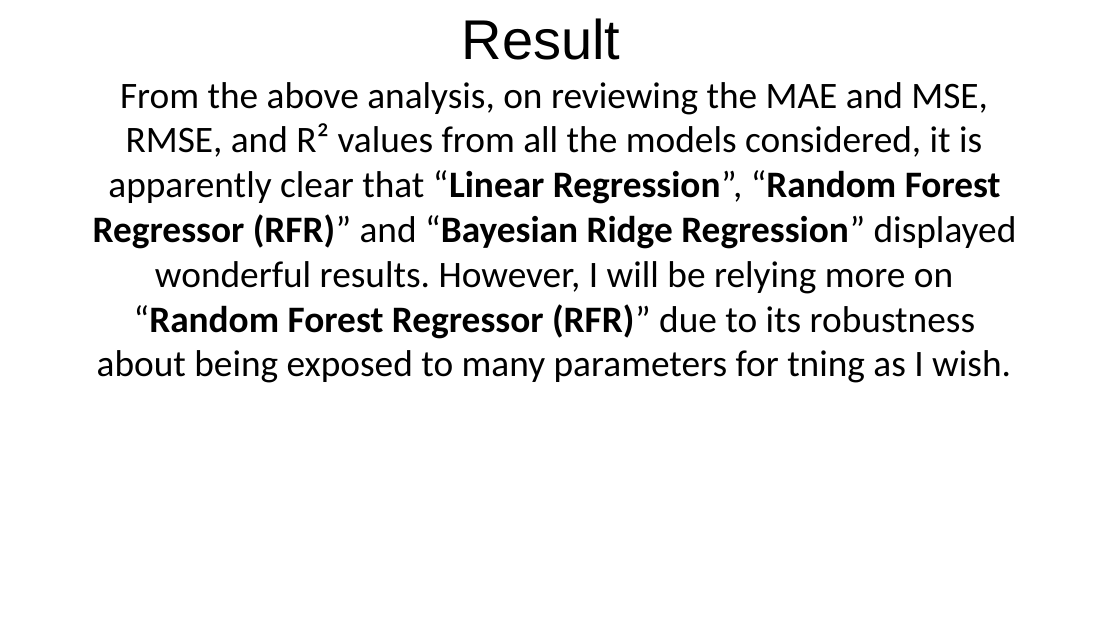
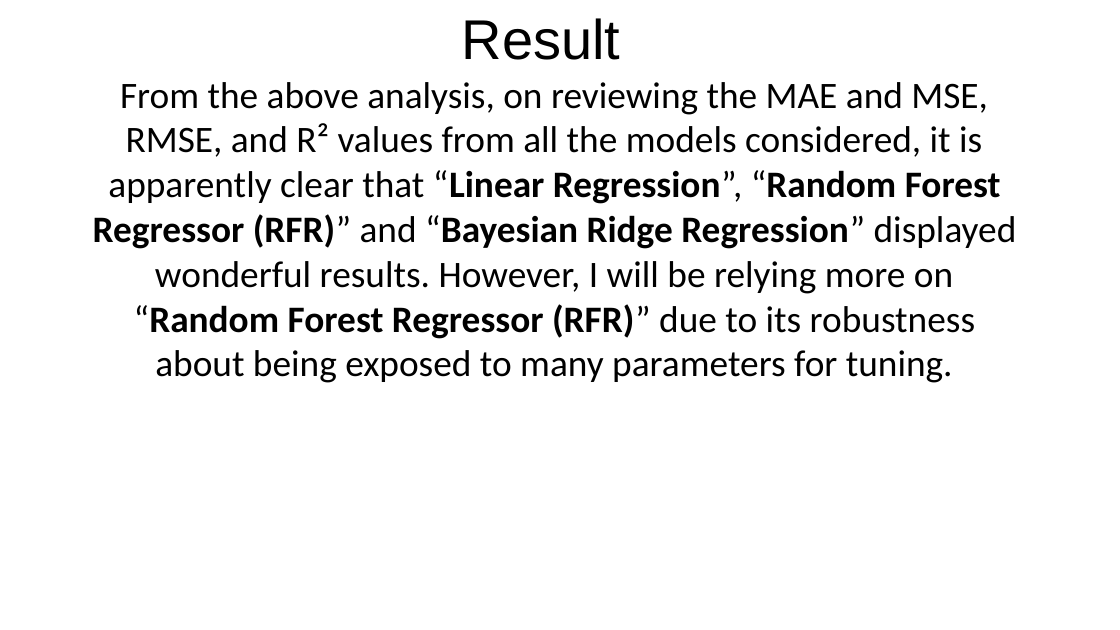
Before and after one commit to Akubue4U/PyProjects, a slide deck: slide 19 of MyBDAThesis/Akubue Simon - Thesis Presentation.pptx (slide 23 before the commit). Drawn at 1120x630 pixels with LibreOffice and Linux fonts; fonts in the diff are those of the drawing. Boxes give left, top, right and bottom in pixels: in the first picture for what was removed or moved away, otherwise in the second. Text is boxed around its words. In the diff, an @@ line names an element or a change of style, - is before the commit and + after.

```diff
--- a/MyBDAThesis/Akubue Simon - Thesis Presentation.pptx
+++ b/MyBDAThesis/Akubue Simon - Thesis Presentation.pptx
@@ text at bbox=[93, 82, 1017, 383]: text changed @@
-From the above analysis, on reviewing the MAE and MSE, RMSE, and R² values from all the models considered, it is apparently clear that “Linear Regression”, “Random Forest Regressor (RFR)” and “Bayesian Ridge Regression” displayed wonderful results. However, I will be relying more on “Random Forest Regressor (RFR)” due to its robustness about being exposed to many parameters for tning as I wish.
+From the above analysis, on reviewing the MAE and MSE, RMSE, and R² values from all the models considered, it is apparently clear that “Linear Regression”, “Random Forest Regressor (RFR)” and “Bayesian Ridge Regression” displayed wonderful results. However, I will be relying more on “Random Forest Regressor (RFR)” due to its robustness about being exposed to many parameters for tuning.
```
Also in this commit, not shown: 3 other slides changed, 1 slide added, 7 slides removed.
